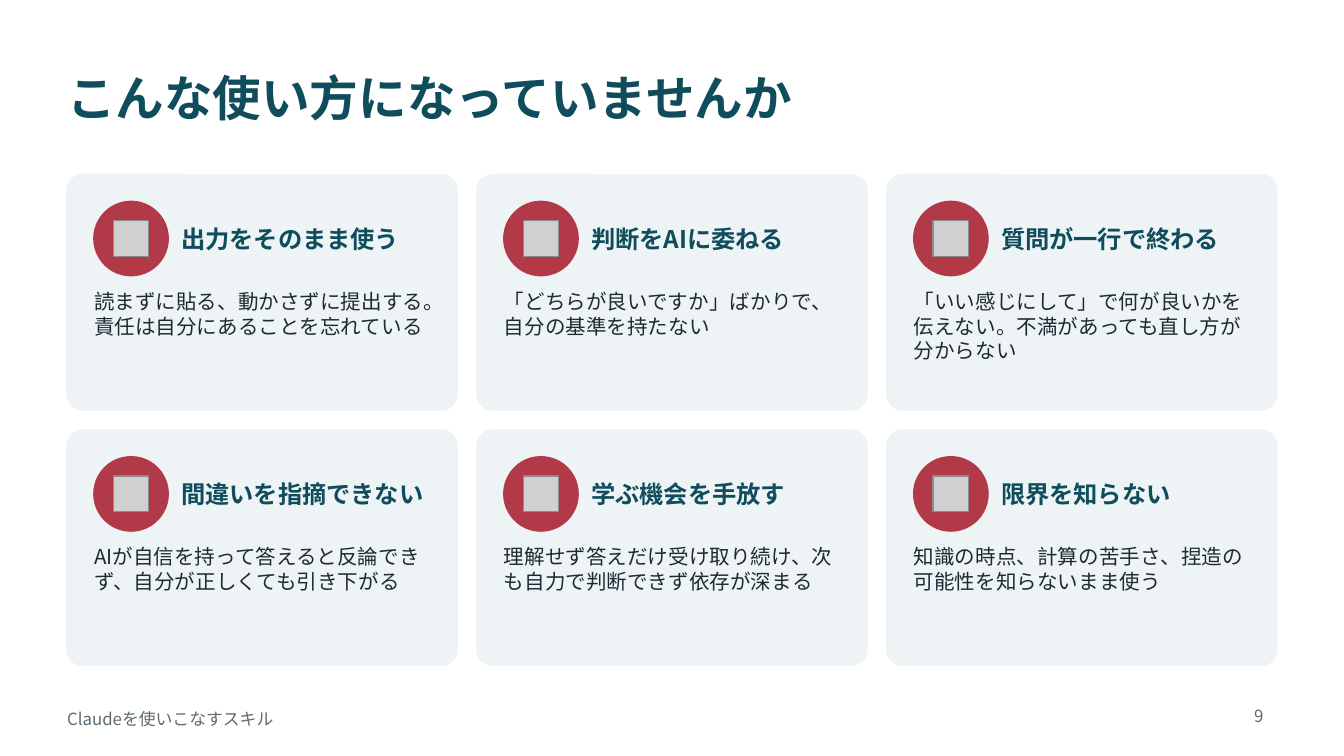
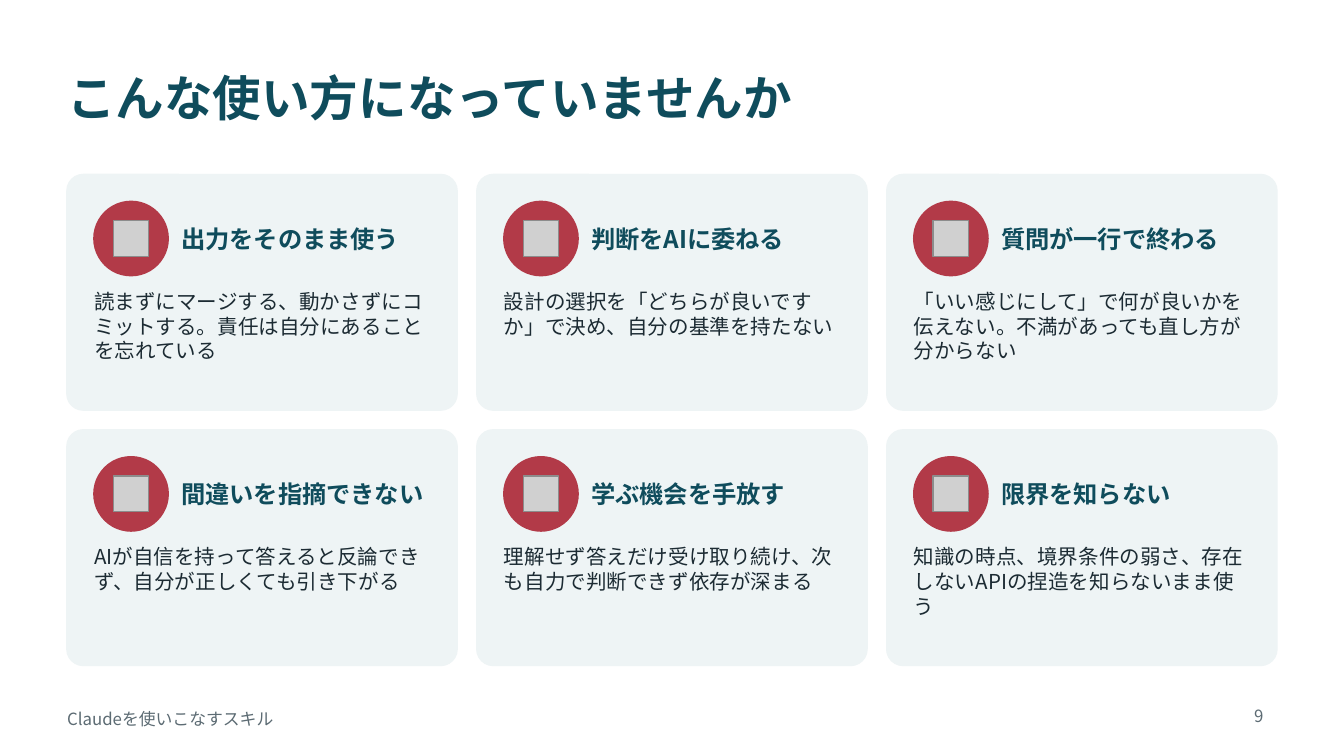
Before and after one commit to moto-k77/hello-world, a slide deck: slide 9 of claude-skills-lecture.pptx. Drawn at 1344x756 pixels with LibreOffice and Linux fonts; fonts in the diff are those of the drawing; grey boxes stand for pictures. Boxes give left, top, right and bottom in pixels: in the first picture for what was removed or moved away, otherwise in the second. Text is boxed around its words. In the diff, an @@ line names an element or a change of style, - is before the commit and + after.

```diff
--- a/claude-skills-lecture.pptx
+++ b/claude-skills-lecture.pptx
@@ text at bbox=[94, 291, 423, 359]: text changed @@
-読まずに貼る、動かさずに提出する。責任は自分にあることを忘れている
+読まずにマージする、動かさずにコミットする。責任は自分にあることを忘れている
@@ text at bbox=[504, 291, 833, 336]: text changed @@
-「どちらが良いですか」ばかりで、自分の基準を持たない
+設計の選択を「どちらが良いですか」で決め、自分の基準を持たない
@@ text at bbox=[914, 546, 1243, 591]: text changed @@
-知識の時点、計算の苦手さ、捏造の可能性を知らないまま使う
+知識の時点、境界条件の弱さ、存在しないAPIの捏造を知らないまま使う
```
Also in this commit, not shown: 8 other slides changed, 2 other files.
